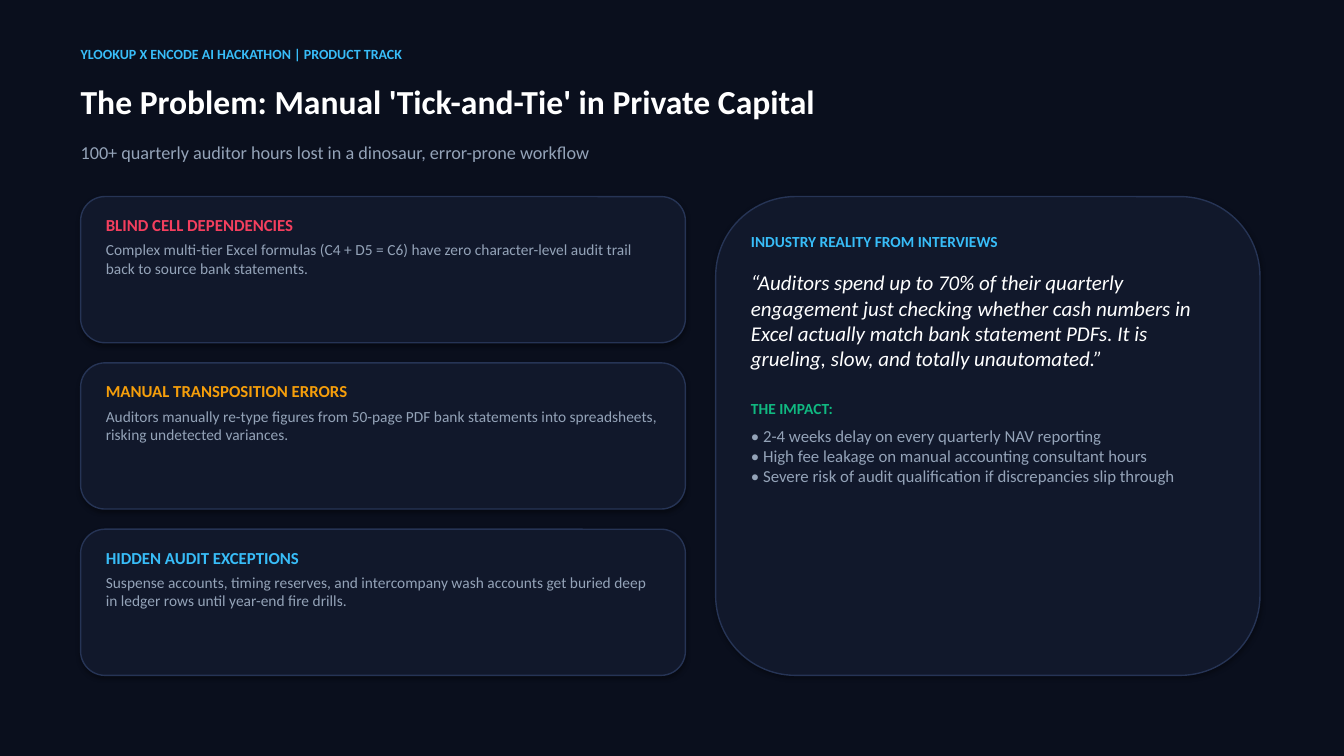
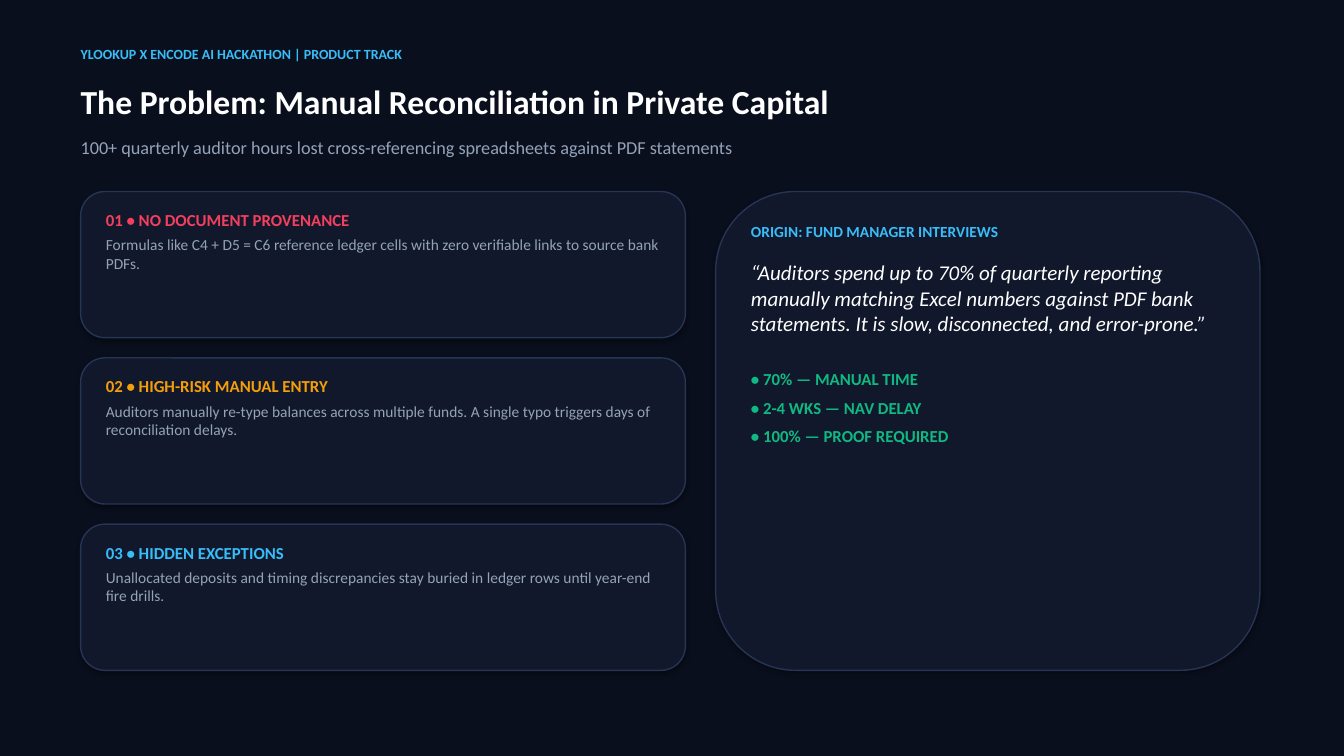
Before and after one commit to prkshverma09/audit-copilot, a slide deck: slide 1 of presentation/X-Ray_Audit_Copilot_Demo_Slides.pptx. Drawn at 1344x756 pixels with LibreOffice and Linux fonts; fonts in the diff are those of the drawing. Boxes give left, top, right and bottom in pixels: in the first picture for what was removed or moved away, otherwise in the second. Text is boxed around its words. In the diff, an @@ line names an element or a change of style, - is before the commit and + after.

```diff
--- a/presentation/X-Ray_Audit_Copilot_Demo_Slides.pptx
+++ b/presentation/X-Ray_Audit_Copilot_Demo_Slides.pptx
@@ text at <box>81,90,829,120</box>: text changed @@
-The Problem: Manual 'Tick-and-Tie' in Private Capital
+The Problem: Manual Reconciliation in Private Capital
@@ text at <box>81,141,732,157</box>: text changed @@
-100+ quarterly auditor hours lost in a dinosaur, error-prone workflow
+100+ quarterly auditor hours lost cross-referencing spreadsheets against PDF statements
@@ text at <box>106,215,659,269</box>: text changed @@
-BLIND CELL DEPENDENCIES
-Complex multi-tier Excel formulas (C4 + D5 = C6) have zero character-level audit trail back to source bank statements.
+01 • NO DOCUMENT PROVENANCE
+Formulas like C4 + D5 = C6 reference ledger cells with zero verifiable links to source bank PDFs.
@@ text at <box>751,227,1206,444</box>: text changed; italic on @@
-INDUSTRY REALITY FROM INTERVIEWS
-“Auditors spend up to 70% of their quarterly engagement just checking whether cash numbers in Excel actually match bank statement PDFs. It is grueling, slow, and totally unautomated.”
-THE IMPACT:
-• 2-4 weeks delay on every quarterly NAV reporting
-• High fee leakage on manual accounting consultant hours
-• Severe risk of audit qualification if discrepancies slip through
+ORIGIN: FUND MANAGER INTERVIEWS
+“Auditors spend up to 70% of quarterly reporting manually matching Excel numbers against PDF bank statements. It is slow, disconnected, and error-prone.”
+• 70% — MANUAL TIME
+• 2-4 WKS — NAV DELAY
+• 100% — PROOF REQUIRED
@@ text at <box>106,381,650,438</box>: text changed @@
-MANUAL TRANSPOSITION ERRORS
-Auditors manually re-type figures from 50-page PDF bank statements into spreadsheets, risking undetected variances.
+02 • HIGH-RISK MANUAL ENTRY
+Auditors manually re-type balances across multiple funds. A single typo triggers days of reconciliation delays.
@@ 4 rounded rectangles: place and size @@
-4 rounded rectangles at <box>81,197,1260,676</box>
+4 rounded rectangles at <box>81,192,1260,670</box>
@@ text at <box>106,548,650,601</box>: text changed @@
-HIDDEN AUDIT EXCEPTIONS
-Suspense accounts, timing reserves, and intercompany wash accounts get buried deep in ledger rows until year-end fire drills.
+03 • HIDDEN EXCEPTIONS
+Unallocated deposits and timing discrepancies stay buried in ledger rows until year-end fire drills.
```
Also in this commit, not shown: 3 other slides changed, 3 other files.
